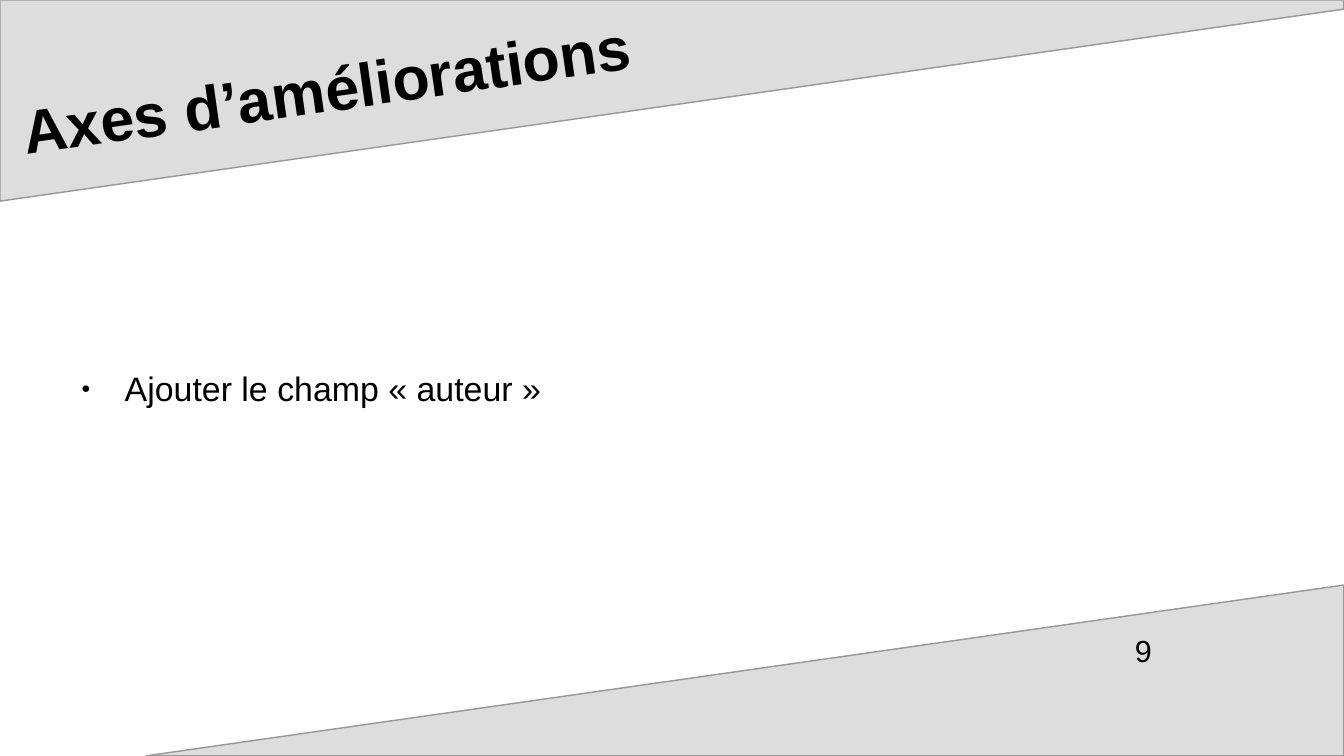
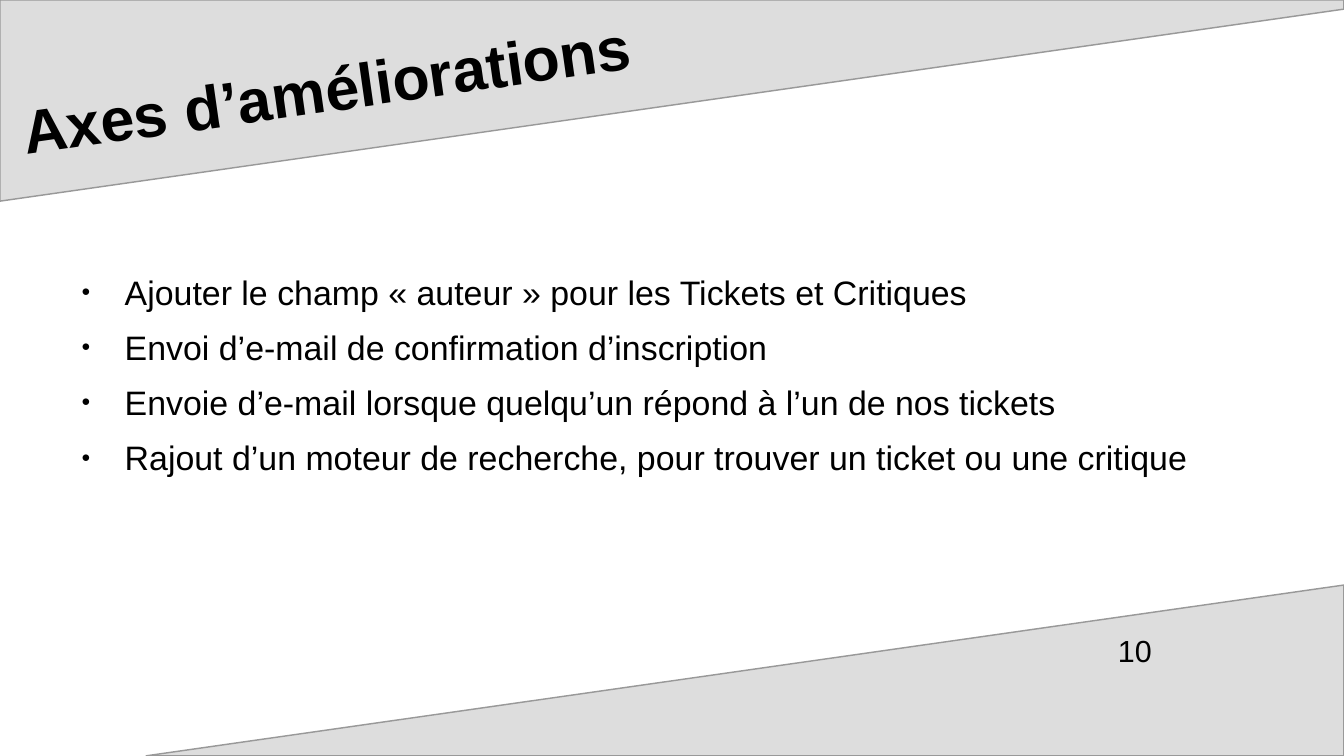
Before and after one commit to mcourte/OC_Projet9, a slide deck: slide 10 of ppt_soutenance.odp (slide 9 before the commit). Drawn at 1344x756 pixels with LibreOffice and Linux fonts; fonts in the diff are those of the drawing; background and template pictures are left out. Boxes give left, top, right and bottom in pixels: in the first picture for what was removed or moved away, otherwise in the second. Text is boxed around its words. In the diff, an @@ line names an element or a change of style, - is before the commit and + after.

```diff
--- a/ppt_soutenance.odp
+++ b/ppt_soutenance.odp
@@ text at [125, 280, 1187, 477]: text changed @@
-● Ajouter le champ « auteur »
+● Ajouter le champ « auteur » pour les Tickets et Critiques
+● Envoi d’e-mail de confirmation d’inscription
+● Envoie d’e-mail lorsque quelqu’un répond à l’un de nos tickets
+● Rajout d’un moteur de recherche, pour trouver un ticket ou une critique
@@ page number at [1118, 640, 1152, 663]: text changed @@
-9
+10
```
Also in this commit, not shown: 6 other slides changed, 1 slide added.
